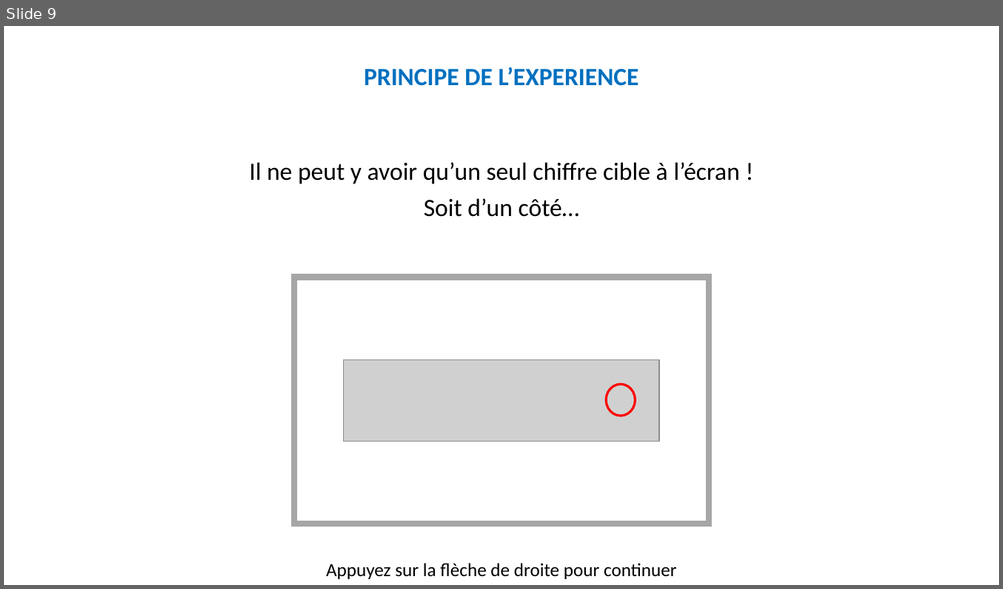
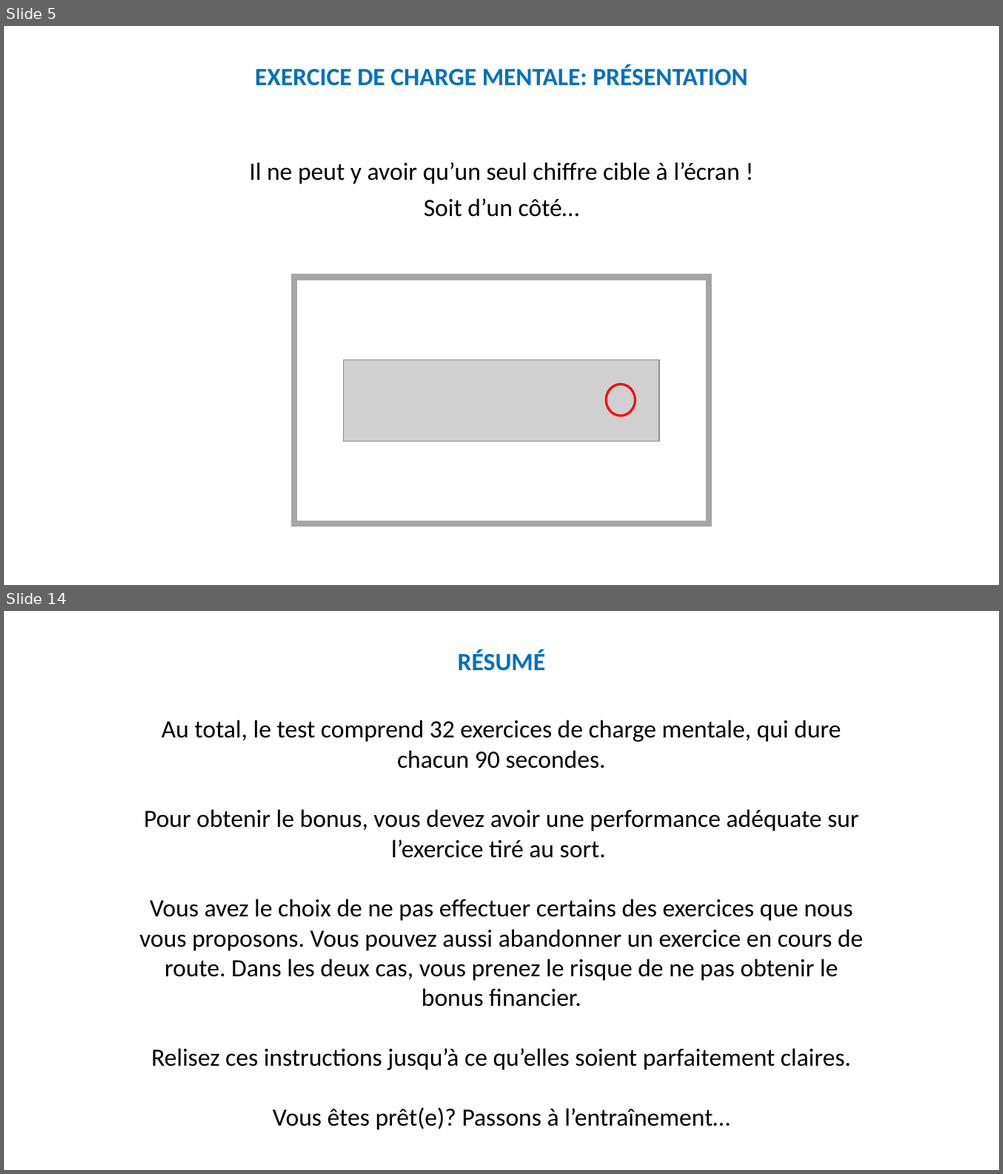
Before and after one commit to MBB-team/Online_Testing, a slide deck: src/EngMain/Stimuli/Instructions.pptx. Shown one above the other, each under a label of ours: slide 9 before the commit, slides 5 and 14 after it; the slides between them are not shown. The pictures are 1003x589 and 1003x1174 pixels, drawn with LibreOffice and Linux fonts; fonts in the diff are those of the drawing; grey boxes stand for pictures. Boxes give left, top, right and bottom in pixels: in the first picture for what was removed or moved away, otherwise in the second. Text is boxed around its words. In the diff, an @@ line names an element or a change of style, - is before the commit and + after.

```diff
--- a/src/EngMain/Stimuli/Instructions.pptx
+++ b/src/EngMain/Stimuli/Instructions.pptx
@@ slide 14 added at bbox=[4, 611, 999, 1170], background #FFFFFF @@
@@ text added at bbox=[458, 650, 545, 671], 24 pt, text #0070C0, bold @@
+RÉSUMÉ
@@ text added at bbox=[139, 720, 862, 1130], 24 pt, text #000000 @@
+Au total, le test comprend 32 exercices de charge mentale, qui dure chacun 90 secondes.
+Pour obtenir le bonus, vous devez avoir une performance adéquate sur l’exercice tiré au sort.
+Vous avez le choix de ne pas effectuer certains des exercices que nous vous proposons. Vous pouvez aussi abandonner un exercice en cours de route. Dans les deux cas, vous prenez le risque de ne pas obtenir le bonus financier.
+Relisez ces instructions jusqu’à ce qu’elles soient parfaitement claires.
+Vous êtes prêt(e)? Passons à l’entraînement…
@@ what was slide 9 is now slide 5 @@
@@ slide 5 changed as well @@
@@ text added at bbox=[255, 65, 747, 86], 24 pt, text #0070C0, bold @@
+EXERCICE DE CHARGE MENTALE: PRÉSENTATION
@@ text removed at bbox=[364, 67, 639, 86] @@
-PRINCIPE DE L’EXPERIENCE
@@ text removed at bbox=[326, 563, 677, 580] @@
-Appuyez sur la flèche de droite pour continuer
```
Also in this commit, not shown: 8 other slides changed, 7 other slides added, 13 slides removed.
